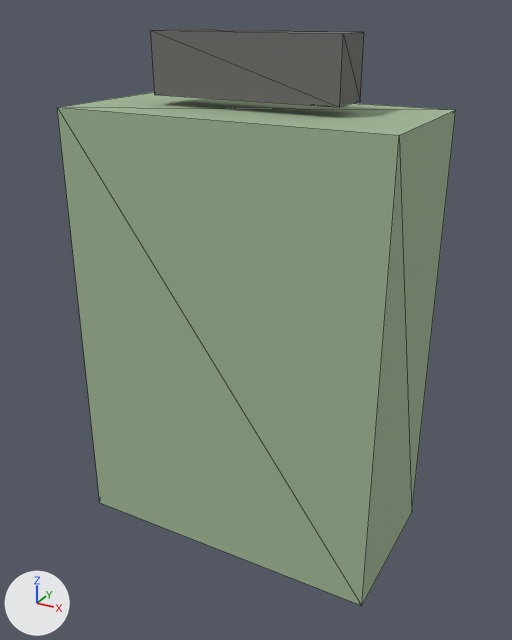
Before and after pictures for a commit that changed the glTF model public/assets/models/tanks/parts/greebles/greeble_jerrycan.glb.
Before and after are seen from a camera (50 mm lens) standing at (0.347, -0.628, 0.569) and looking at (0.005, -0.005, 0.258). Every picture has the same lights, and +X, +Y and +Z are marked at lower left. The picture after the commit comes second. Mesh edges are drawn as thin lines. Where no turn or scale is listed for an object, it has been applied to the vertices. Vertices at exactly the same position are counted once.

In view in the first picture: 'stowage_jerrycan'.
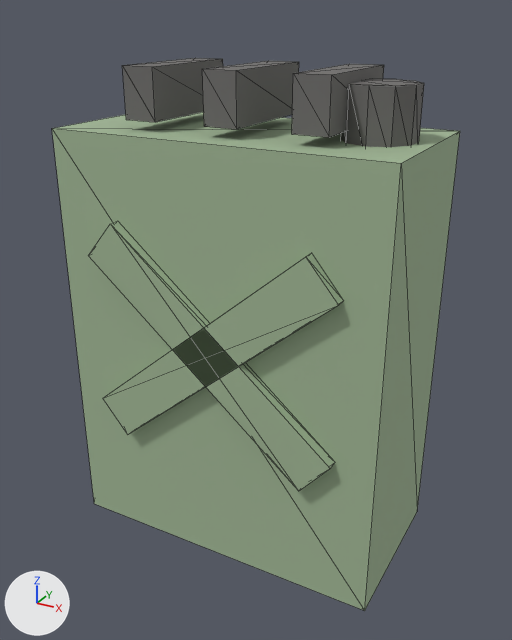
Commit message: feat(greebles): detail pass — all 8 parts rebuilt from real WWII references

The change, as a list of edits to the scene's bpy script:
```text
Change me_stowage_jerrycan:
    used by ob_stowage_jerrycan; location = (0.0, 0.0, 0.0)
    remove me_stowage_jerrycan.from_pydata(...)  # 16 vertices, 24 faces; spans x -0.175..0.175, y -0.085..0.085, z 0.0..0.55
    add me_stowage_jerrycan.from_pydata(...)  # 40 vertices, 60 faces; spans x -0.18..0.18, y -0.101..0.101, z 0.0..0.46
    me_stowage_jerrycan part 1: a new loose piece, a box spanning x -0.18..0.18, y -0.09..0.09, z 0.0..0.46, in mat_player_body (greyish green #a2b896)
    me_stowage_jerrycan part 2: the loose piece of 8 vertices spanning x -0.1..0.1, y -0.025..0.025, z 0.49..0.55 is deleted
    me_stowage_jerrycan part 3
    8 vertices are removed from x -0.175..0.175, y -0.085..0.085, z 0.0..0.48
    12 faces are deleted
    16 vertices are added at x -0.138..0.138, y -0.101..0.089, z 0.131..0.375
    16 new vertices lie (0.0, 0.012, 0.0) away from vertices in x -0.138..0.138, y -0.101..0.089, z 0.131..0.375
    48 new faces join them
    remove me_stowage_jerrycan.materials.append(mat_gear_dark)  # grey #6f6e6c
Add me_stowage_jerrycan_trim_dark:
    me_stowage_jerrycan_trim_dark.from_pydata(...)  # a box spanning x -0.108..-0.073, y -0.063..0.063, z 0.47..0.52; a box spanning x -0.018..0.018, y -0.063..0.063, z 0.47..0.52; a box spanning x 0.073..0.108, y -0.063..0.063, z 0.47..0.52; a 10-sided cylinder along z spanning x 0.097..0.163, y -0.035..0.035, z 0.45..0.51
    me_stowage_jerrycan_trim_dark.materials.append(mat_gear_dark)  # grey #6f6e6c
Add ob_stowage_jerrycan_trim_dark:
    ob_stowage_jerrycan_trim_dark = bpy.data.objects.new('stowage_jerrycan_trim_dark', me_stowage_jerrycan_trim_dark)
    ob_stowage_jerrycan_trim_dark.location = (0.0, 0.0, 0.0)
```

Location of each change, [x1, y1, x2, y2] in pixels of the pictures (512 x 640 px):
'stowage_jerrycan', reshaped (13% shorter)
    before: [57, 29, 456, 606]
    after: [52, 112, 460, 611]
'stowage_jerrycan_trim_dark', added
    after: [122, 58, 424, 147]
part 1 of me_stowage_jerrycan, added
    after: [52, 112, 460, 611]
part 2 of me_stowage_jerrycan, deleted
    before: [151, 29, 364, 107]
part 3 of me_stowage_jerrycan, built on
    before: [57, 92, 456, 606]
    after: [88, 221, 343, 491]
